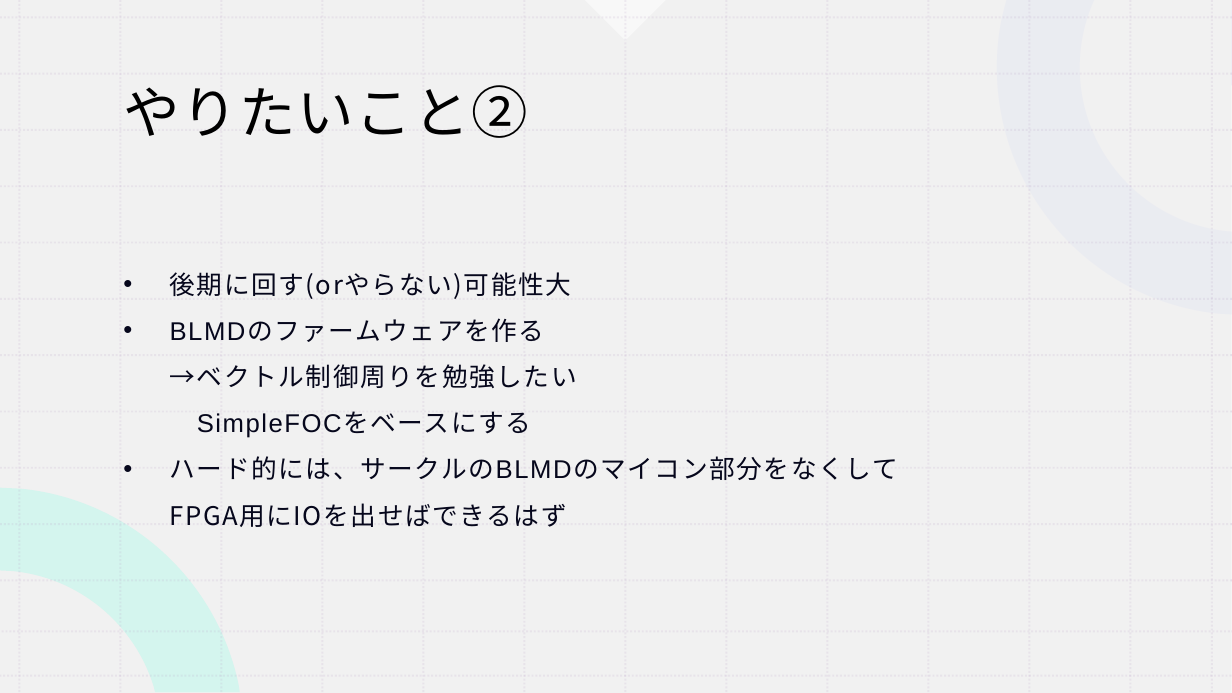
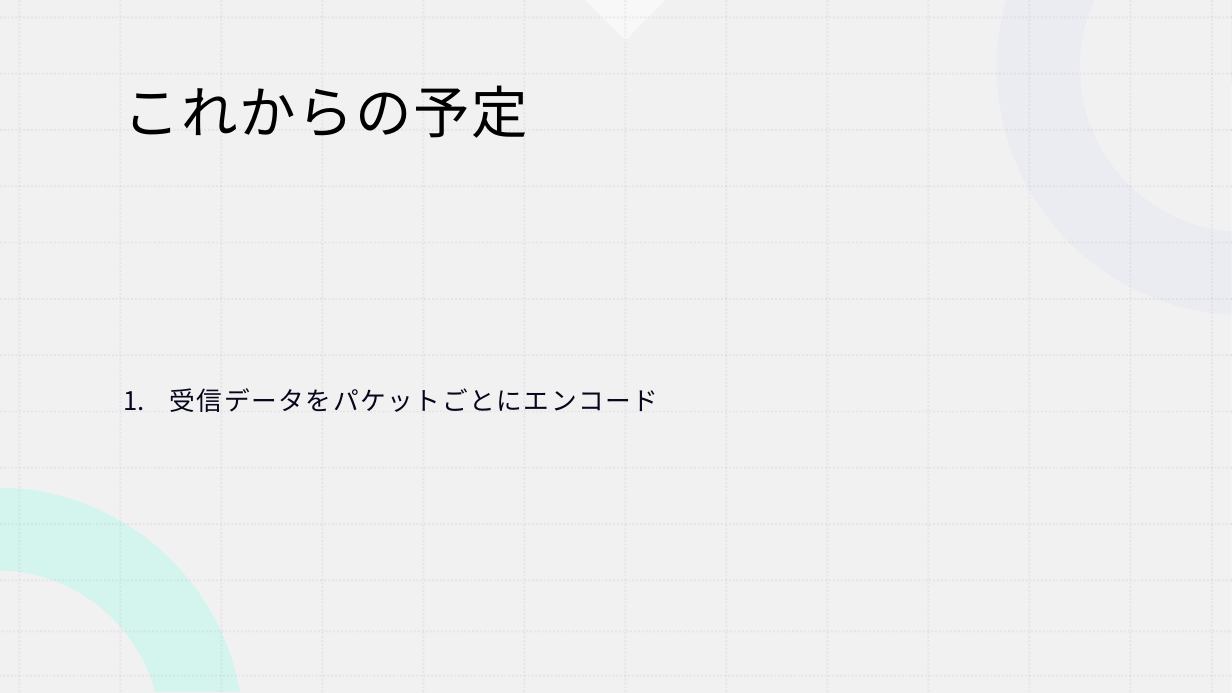
Before and after one commit to koki0517/KOBO_FPGA, a slide deck: slide 6 of 前期最終発表.pptx (slide 4 before the commit). Drawn at 1232x693 pixels with LibreOffice and Linux fonts; fonts in the diff are those of the drawing. Boxes give left, top, right and bottom in pixels: in the first picture for what was removed or moved away, otherwise in the second. Text is boxed around its words. In the diff, an @@ line names an element or a change of style, - is before the commit and + after.

```diff
--- a/前期最終発表.pptx
+++ b/前期最終発表.pptx
@@ title at box(123, 85, 527, 138): text changed @@
-やりたいこと②
+これからの予定
@@ text at box(170, 388, 659, 412): text changed @@
-• 後期に回す(orやらない)可能性大
-• BLMDのファームウェアを作る
-  →ベクトル制御周りを勉強したい
-  SimpleFOCをベースにする
-• ハード的には、サークルのBLMDのマイコン部分をなくして
-  FPGA用にIOを出せばできるはず
+1. 受信データをパケットごとにエンコード
```
Also in this commit, not shown: 3 other slides changed, 2 slides added, 1 other file.
